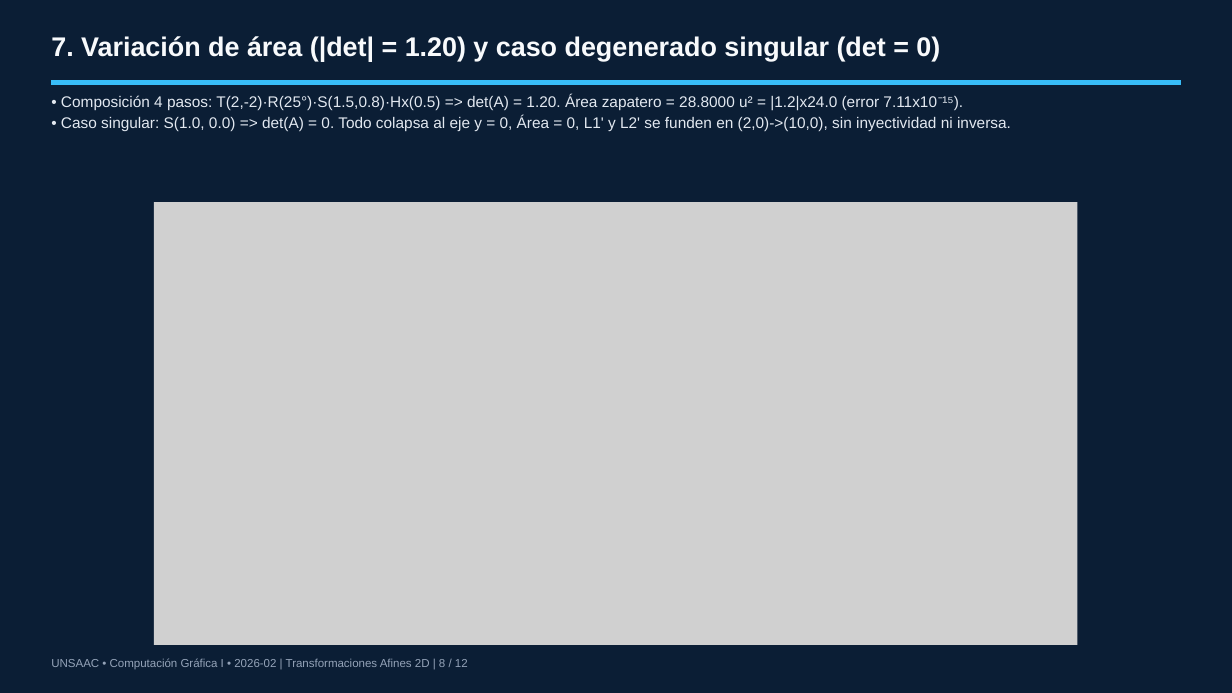
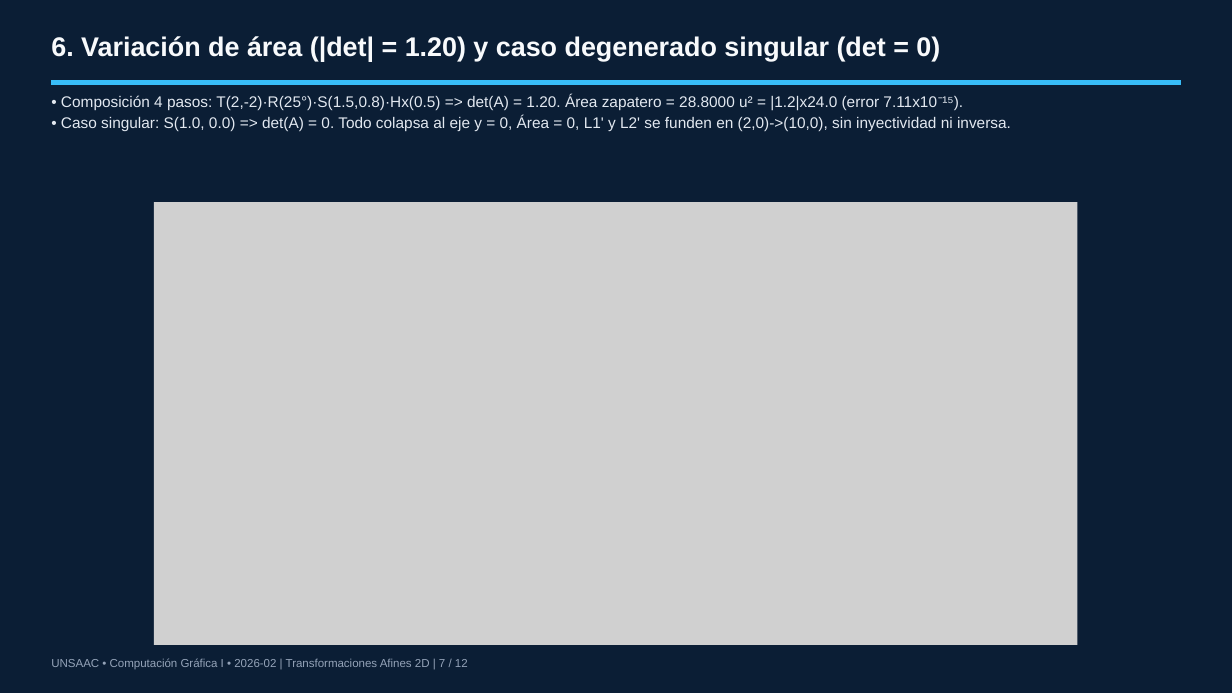
Before and after one commit to LucianFBC/cg1-tema2-transformaciones-afines-2d, a slide deck: slide 7 of presentacion/Presentacion_Tema2.pptx (slide 8 before the commit). Drawn at 1232x693 pixels with LibreOffice and Linux fonts; fonts in the diff are those of the drawing; grey boxes stand for pictures. Boxes give left, top, right and bottom in pixels: in the first picture for what was removed or moved away, otherwise in the second. Text is boxed around its words. In the diff, an @@ line names an element or a change of style, - is before the commit and + after.

```diff
--- a/presentacion/Presentacion_Tema2.pptx
+++ b/presentacion/Presentacion_Tema2.pptx
@@ text at [51, 36, 940, 61]: text changed @@
-7. Variación de área (|det| = 1.20) y caso degenerado singular (det = 0)
+6. Variación de área (|det| = 1.20) y caso degenerado singular (det = 0)
@@ text at [51, 658, 468, 669]: text changed @@
-UNSAAC • Computación Gráfica I • 2026-02 | Transformaciones Afines 2D | 8 / 12
+UNSAAC • Computación Gráfica I • 2026-02 | Transformaciones Afines 2D | 7 / 12
```
Also in this commit, not shown: 6 other slides changed, 9 other files.
